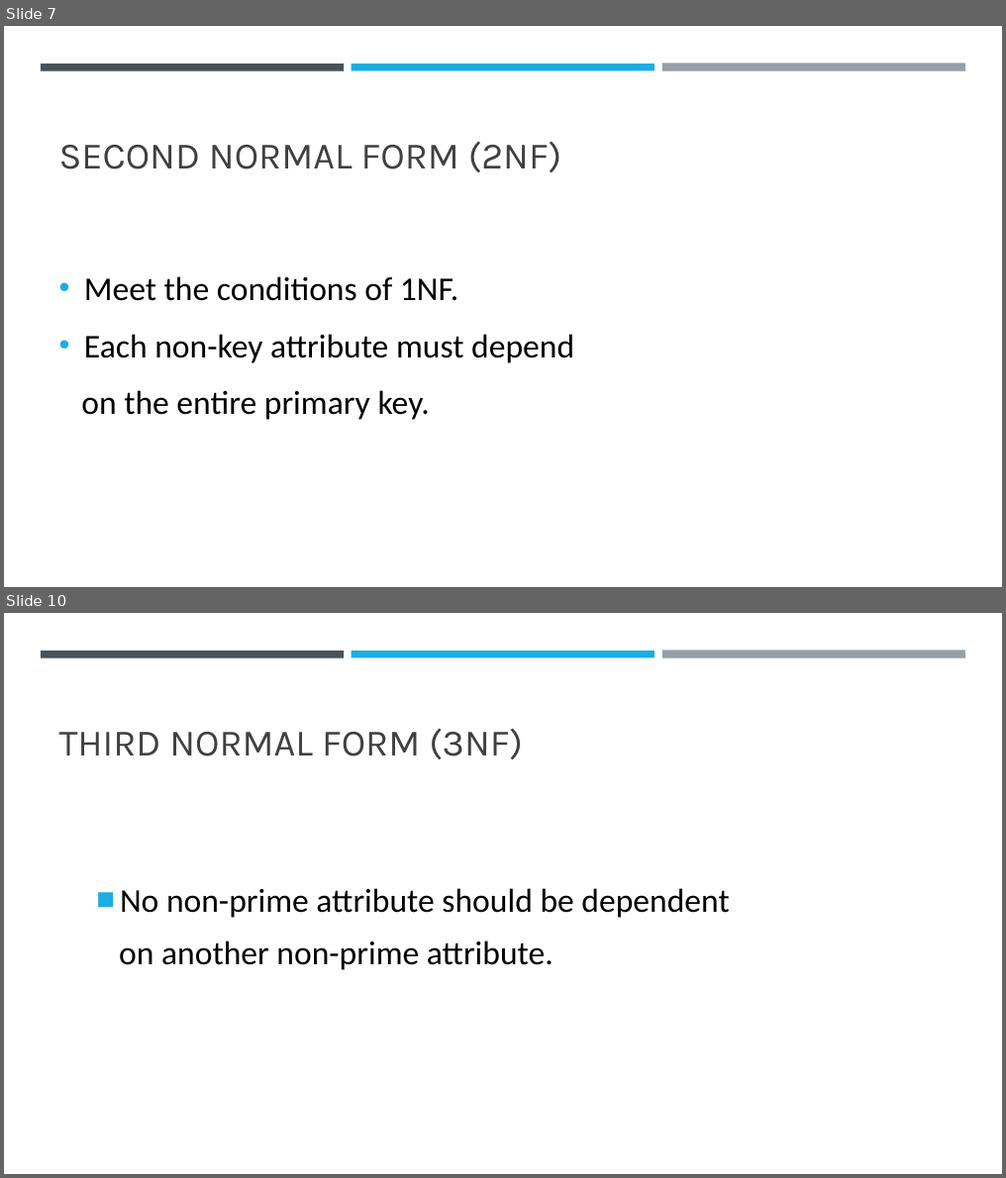
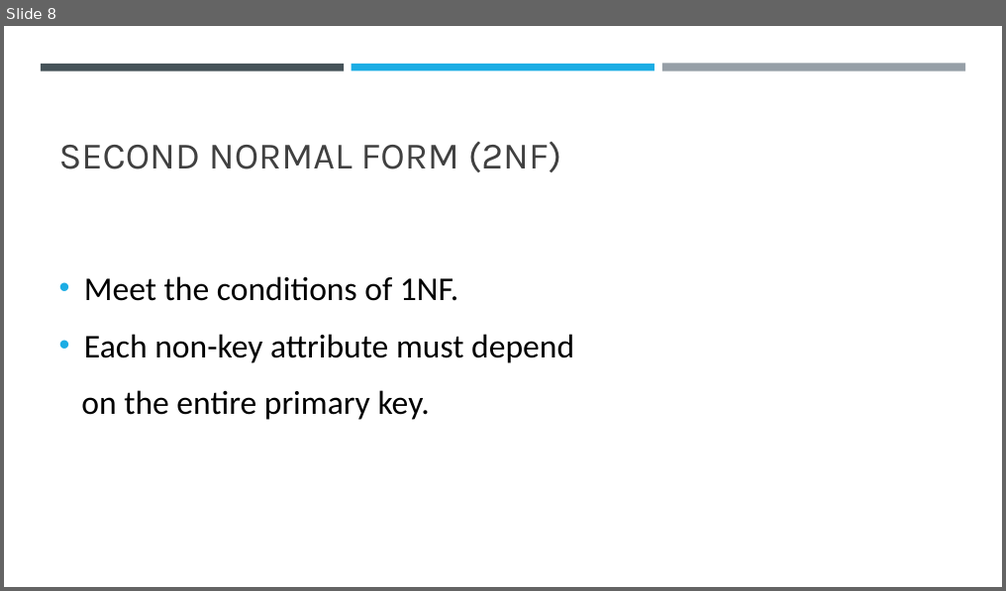
Before and after one commit to NONAME4322/ChatMate, a slide deck: Database normalization.pptx. Shown one above the other, each under a label of ours: slides 7 and 10 before the commit, slide 8 after it; the slides between them are not shown. The pictures are 1006x1178 and 1006x591 pixels, drawn with LibreOffice and Linux fonts; fonts in the diff are those of the drawing. Boxes give left, top, right and bottom in pixels: in the first picture for what was removed or moved away, otherwise in the second. Text is boxed around its words. In the diff, an @@ line names an element or a change of style, - is before the commit and + after.

```diff
--- a/Database normalization.pptx
+++ b/Database normalization.pptx
@@ slide 10 removed at (4,613,1002,1174), background #FFFFFF; not listed: 3 template elements that a slide beside it also shows @@
@@ title removed at (59,728,523,760) @@
-THIRD NORMAL FORM (3NF)
@@ text removed at (119,888,729,970) @@
-  ■ No non-prime attribute should be dependent
-  on another non-prime attribute.
@@ what was slide 7 is now slide 8 @@
```
Also in this commit, not shown: 8 slides changed, 4 slides added, 1 other slide removed.
